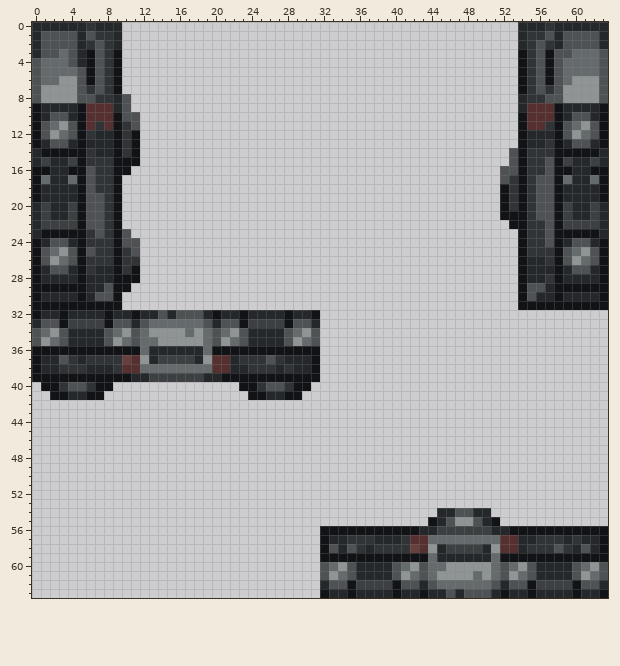
Two versions of one pixel-art sprite, Resources/Textures/_Scp/Structures/Doors/Shutters/double_blastdoor.rsi/open.png. The picture above was drawn from the file before the commit.
The file is 64x64 pixels. Colours within 5 levels of each other are drawn and written as one.
The same view after the edit:
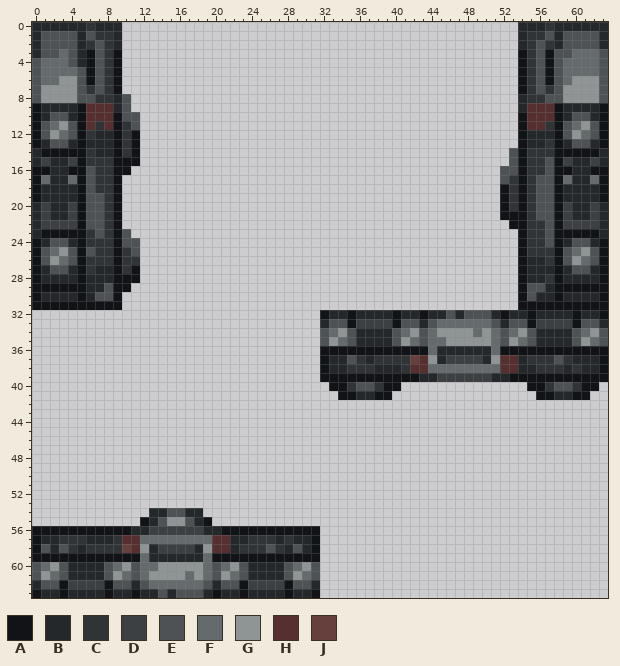
Palette (. is transparent): A #121316  B #24282a  C #313436  D #3d4042  E #4e5254  F #656b6c  G #8f9495  H #563030  J #66403d
The edit:
y 32: x 0..63 ABBABBBBABBABBEBEEEBABBABBBBABBA................................ -> ................................ABBABBBBABBABBEBEEEBABBABBBBABBA
y 33: x 0..63 BEEADDDDAEEBEFFFFFFEBEEADDDDAEEB................................ -> ................................BEEADDDDAEEBEFFFFFFEBEEADDDDAEEB
y 34: x 0..63 EFGEBBBBEFGEFGGGGFGFEFGEBBBBEFGE................................ -> ................................EFGEBBBBEFGEFGGGGFGFEFGEBBBBEFGE
y 35: x 0..63 EGFEBBBBEGFEFFGGGGGFEGFEBBBBEGFE................................ -> ................................EGFEBBBBEGFEFFGGGGGFEGFEBBBBEGFE
y 36: x 0..63 AAAAAAAAAAAAFBBBBBBFAAAAAAAAAAAA................................ -> ................................AAAAAAAAAAAAFBBBBBBFAAAAAAAAAAAA
y 37: x 0..63 ABBECBCCCCJHGBDDDDBGHHBCCCECBBBA................................ -> ................................ABBECBCCCCJHGBDDDDBGHHBCCCECBBBA
y 38: x 0..63 ABBCCCBBBCHHFFFFFFFFHHBBCCCBCBBA................................ -> ................................ABBCCCBBBCHHFFFFFFFFHHBBCCCBCBBA
y 39: x 0..63 AAAAAAAAAAABBDDDDDDBBAAAAAAAAAAA................................ -> ................................AAAAAAAAAAABBDDDDDDBBAAAAAAAAAAA
y 40: x 1..8 AACEECAA -> ........; x 23..30 AACEECAA -> ........; x 33..40 ........ -> AACEECAA; x 55..62 ........ -> AACEECAA
y 41: x 2..7 AABBAA -> ......; x 24..29 AABBAA -> ......; x 34..39 ...... -> AABBAA; x 56..61 ...... -> AABBAA
y 54: x 13..18 ...... -> BBEEBB; x 45..50 BBEEBB -> ......
y 55: x 12..19 ........ -> ABEGGEBA; x 44..51 ABEGGEBA -> ........
y 56: x 0..63 ................................AAAAAAAAAAABBDDDDDDBBAAAAAAAAAAA -> AAAAAAAAAAABBDDDDDDBBAAAAAAAAAAA................................
y 57: x 0..63 ................................ABBCCCBBBCHHFFFFFFFFHHBBCCCBCBBA -> ABBCCCBBBCHHFFFFFFFFHHBBCCCBCBBA................................
y 58: x 0..63 ................................AEBECBCCCCJHGBDDDDBGHHBCCCECBEBA -> AEBECBCCCCJHGBDDDDBGHHBCCCECBEBA................................
y 59: x 0..63 ................................AAAAAAAAAAAAFBBBBBBFAAAAAAAAAAAA -> AAAAAAAAAAAAFBBBBBBFAAAAAAAAAAAA................................
y 60: x 0..63 ................................EFGEBBBBEFGEFFGGGGGFEFGEBBBBEFGE -> EFGEBBBBEFGEFFGGGGGFEFGEBBBBEFGE................................
y 61: x 0..63 ................................EGFEBBBBEGFEFGGGGFGFEGFEBBBBEGFE -> EGFEBBBBEGFEFGGGGFGFEGFEBBBBEGFE................................
y 62: x 0..63 ................................BEEADDDDAEEBEFFFFFFEBEEADDDDAEEB -> BEEADDDDAEEBEFFFFFFEBEEADDDDAEEB................................
y 63: x 0..63 ................................ABBABBBBABBABBEBEEEBABBABBBBABBA -> ABBABBBBABBABBEBEEEBABBABBBBABBA................................
Changed places in both pictures, as pixel boxes (x1, y1, x2, y2):
changed: (32, 310, 608, 400)
changed: (32, 508, 608, 598)
